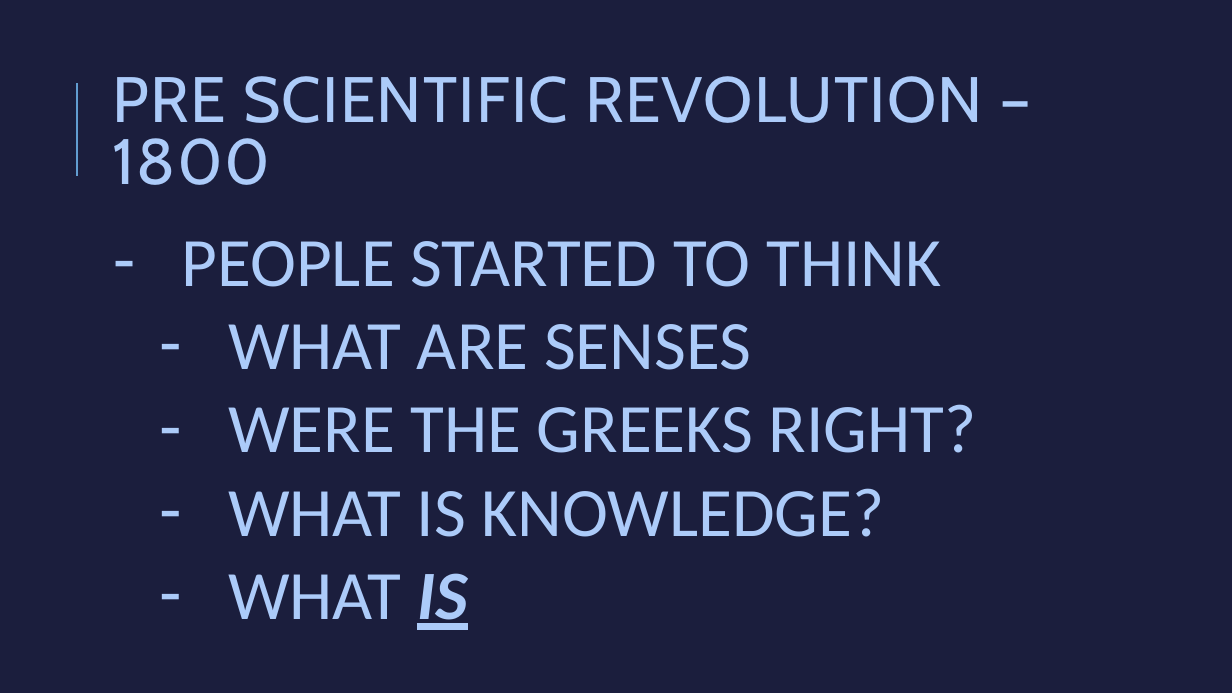
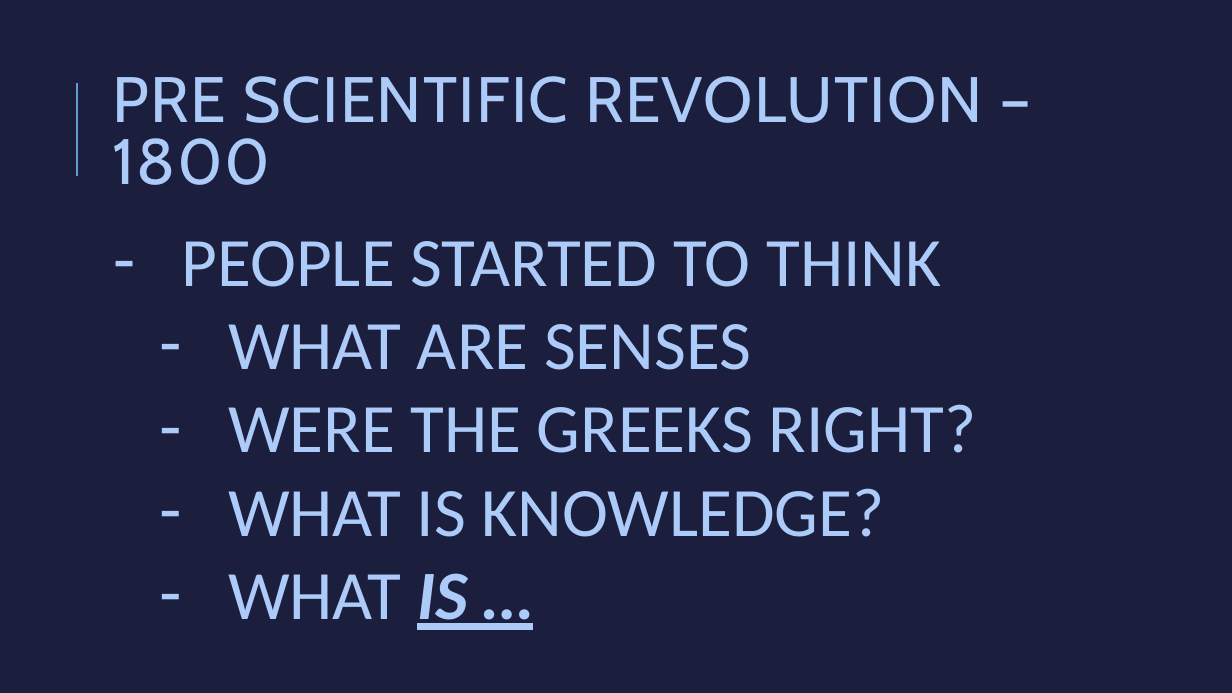
Before and after one commit to aimforbigfoot/biol5081, a slide deck: slide 9 of animalsClass/Deep History Of the field of Perception.pptx. Drawn at 1232x693 pixels with LibreOffice and Linux fonts; fonts in the diff are those of the drawing. Boxes give left, top, right and bottom in pixels: in the first picture for what was removed or moved away, otherwise in the second. Text is boxed around its words. In the diff, an @@ line names an element or a change of style, - is before the commit and + after.

```diff
--- a/animalsClass/Deep History Of the field of Perception.pptx
+++ b/animalsClass/Deep History Of the field of Perception.pptx
@@ text at [228, 573, 468, 630]: text changed @@
-  – WHAT IS
+  – WHAT IS …
```
Also in this commit, not shown: 4 other slides changed, 1 slide added, 3 slides removed.
